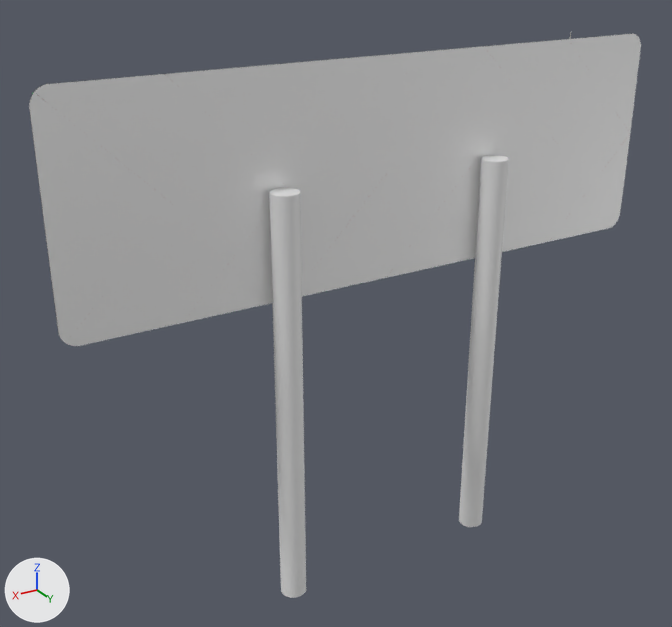
Renders of the COLLADA model worlds/models/meshes/Sharp_turn_left_long_2_legs.dae from each side of a commit.
Rendered twice from a camera (50 mm lens) standing at (0.225, 0.332, 0.304) and looking at (0.021, -0.009, 0.133). The lights are fixed; the arrows at lower left show +X, +Y and +Z. Where no turn or scale is listed for an object, it has been applied to the vertices.
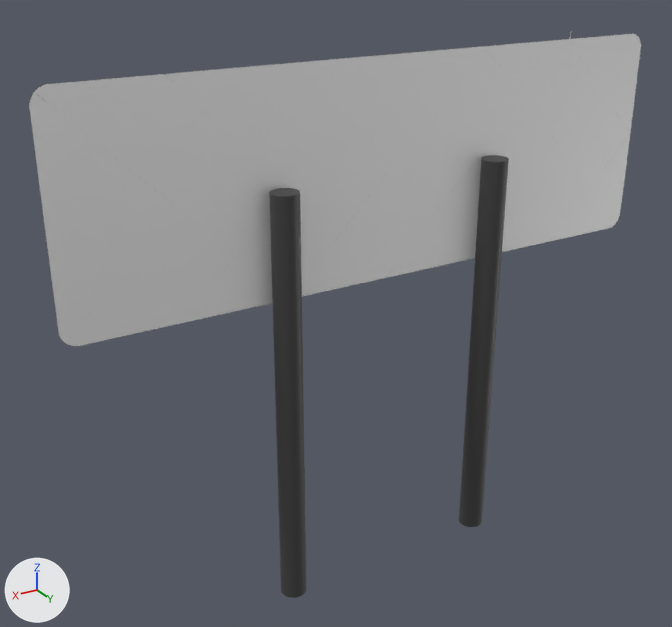
Location of each change, [x1, y1, x2, y2] in pixels of the pictures (672 x 627 px):
'Cylinder', recoloured (grey to black): [269, 188, 306, 598] in both
'Cylinder.001', recoloured (grey to black): [459, 155, 509, 527] in both

The edits, one by one:
Material 'Material.001' (mat_material_001) is new.
Its base color is (0.0497, 0.0497, 0.0497) (black #3f3f3f).
me_cylinder_001 has 64 vertices, 124 faces and spans x -0.006..0.006, y -0.006..0.006, z -0.1..0.1.
me_cylinder_001 now uses material mat_material_001 (black #3f3f3f).
me_cylinder has 64 vertices, 124 faces and spans x -0.006..0.006, y -0.006..0.006, z -0.1..0.1.
me_cylinder now uses material mat_material_001 (black #3f3f3f).
